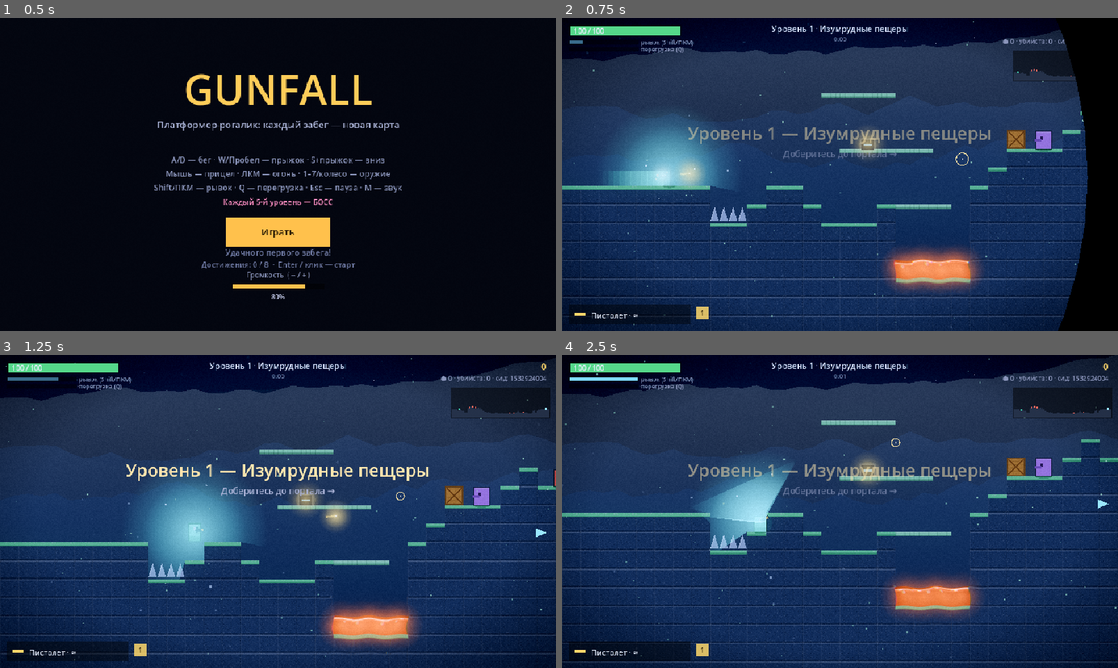
Above: before the commit, frames 1-4 (two rows, left to right).
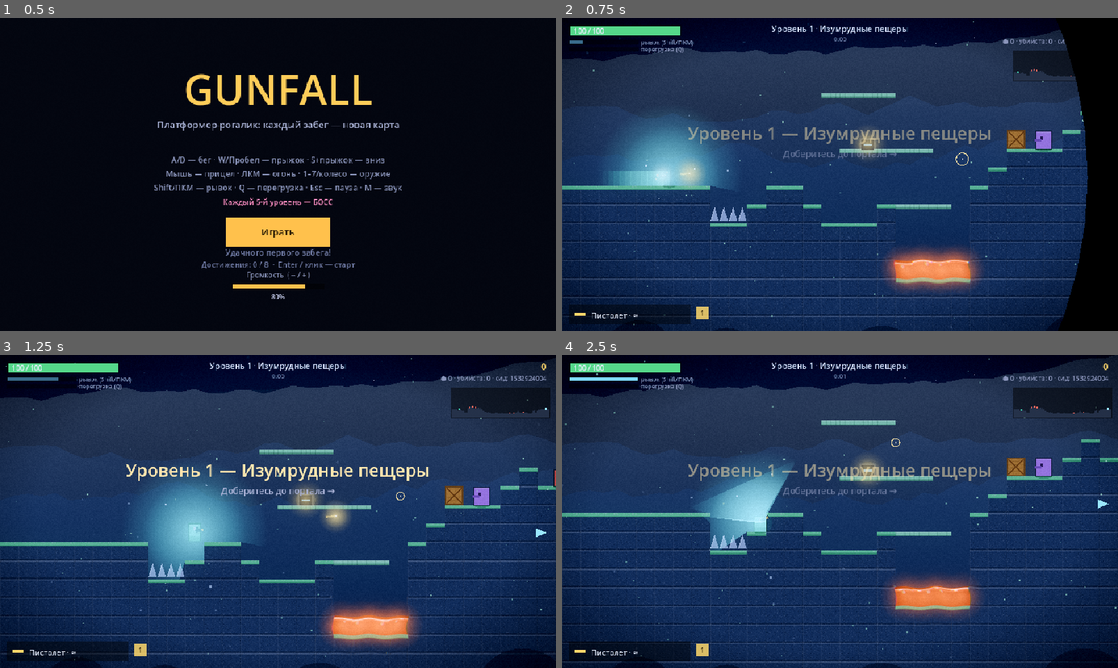
Above: after the commit, the same moments.

Repository: agent-carl/probable-enigma
Game: Godot game, scene res://Main.tscn
Same seed, same stepped clock (60 frames per second), same inputs: the game is played once before the commit and once after it.
Inputs (mouse positions are in pixels of both pictures, inside the frame that each line leads up to):
- Up to frame 1 (0.5 s): no input
- Up to frame 2 (0.75 s): tap Enter at 0.5 s; move the mouse to (962, 158) at 0.52 s; hold D from 0.53 s (still down); hold Shift from 0.53 s (still down); click (962, 158) at 0.67 s
- Up to frame 3 (1.25 s): keep holding D; keep holding Shift; tap Space at 0.77, 1.07 s
- Up to frame 4 (2.5 s): move the mouse to (728, 527) at 1.27 s; release D at 1.28 s; release Shift at 1.28 s; hold S 1.28-2.03 s; tap Q at 1.35 s; tap Space at 1.52, 1.82 s; move the mouse to (895, 442) at 2.02 s; hold D from 2.03 s (still down); tap 1 at 2.1 s

Frame 1 is identical in both runs. In frame 2, 0.2% of the frame differs, in the area x 10-91%, y 95-100%; in frame 3, 0.2%; in frame 4, 0.3%, in the area x 9-100%, y 93-100%.

Commit message:
Depth & motion batch: portal shadows, foreground parallax, speed-lines
- The portal now casts dynamic shadows too (switched its light to the
  visibility-polygon path), not just the player's light.
- Added a foreground parallax layer: dark silhouette humps along the
  bottom edge that scroll faster than the world for depth.
- Speed-lines during a dash: streaks toward the dash direction, brighter
  near the screen edges so the centre stays readable.

Verified: parse + headless suite green; portal/foreground render cleanly,
dash frame renders without errors.

Co-Authored-By: Claude Opus 4.8 <noreply@anthropic.com>
Claude-Session: https://claude.ai/code/session_01CUUtNpiNcdpS7KL7R6tZmp

Diff:
--- a/godot/Game.gd
+++ b/godot/Game.gd
@@ -147,6 +147,7 @@
 var hill_farther := PackedVector2Array()
 var hill_far := PackedVector2Array()
 var hill_near := PackedVector2Array()
+var fg_props := []     # передний слой: тёмные силуэты у нижней кромки (parallax > 1)
 var sky0 := Color.BLACK
 var sky1 := Color.BLACK
 var sky_tex: GradientTexture2D = null   # кэш градиента неба
@@ -2345,6 +2346,9 @@
 	hill_farther = _make_hills(r, 250, 16)
 	hill_far = _make_hills(r, 330, 26)
 	hill_near = _make_hills(r, 420, 34)
+	fg_props = []
+	for _i in range(11):
+		fg_props.append({ "x": r.randf() * 1920.0, "y": 575.0 + r.randf() * 35.0, "r": 45.0 + r.randf() * 45.0 })
 	_build_tile_textures(seed_val)
 	weather = level.theme.get("weather", "spores")
 	weather_col = _col(level.theme.get("wcol", "#ffffff"))
@@ -2521,6 +2525,7 @@
 		_draw_texts()
 		draw_set_transform(Vector2.ZERO)
 
+		_draw_foreground(c)
 		_draw_lighting(c)
 		if vignette_tex:
 			draw_texture_rect(vignette_tex, Rect2(0, 0, VW, VH), false)
@@ -2996,7 +3001,7 @@
 	if not level.is_empty():
 		var ep: Vector2 = level.exit_px
 		var ppulse := 0.85 + sin(tick * 0.07) * 0.15
-		_light(Vector2(ep.x, ep.y + TILE / 2.0), 110.0 * ppulse, Color(0.55, 0.74, 1.0), 0.6, 2.0)
+		_light_shadowed(Vector2(ep.x, ep.y + TILE / 2.0), 110.0 * ppulse, Color(0.55, 0.74, 1.0), 0.6, 2.0)
 		_draw_godrays(Vector2(ep.x, ep.y + TILE / 2.0), 150.0 * ppulse, Color(0.6, 0.8, 1.0))
 	# игрок — мягкая аура, ярче в рывке
 	if state != "dead":
@@ -3031,6 +3036,38 @@
 		var pcol: Color = { "weapon": Color(1, 0.85, 0.42), "med": Color(1, 0.42, 0.48), "ammo": Color(0.79, 0.65, 0.29), "coin": Color(1, 0.85, 0.42), "shield": Color(0.5, 0.83, 1.0) }.get(pk.kind, Color(1, 1, 1))
 		_light(Vector2(pk.x + pk.w / 2.0, pk.y + pk.h / 2.0), 34.0, pcol, 0.4, 1.5)
 	_draw_motes()
+	_draw_speedlines()
+
+func _draw_foreground(c: Vector2) -> void:
+	# передний слой: тёмные силуэты у нижней кромки, скроллятся быстрее мира
+	if fg_props.is_empty():
+		return
+	var ox := -fmod(c.x * 1.25, 1920.0)
+	var col: Color = th.get("hill_near", Color(0.1, 0.12, 0.18)).darkened(0.55)
+	for k in [-1, 0, 1]:
+		for p in fg_props:
+			var x: float = p.x + ox + k * 1920.0
+			if x < -160.0 or x > VW + 160.0:
+				continue
+			draw_circle(Vector2(x, p.y), p.r, Color(col.r, col.g, col.b, 0.5))
+
+func _draw_speedlines() -> void:
+	# линии скорости при рывке (ярче у краёв, чтобы не мешать в центре)
+	if state == "dead" or P.is_empty():
+		return
+	var dt: int = P.get("dash_t", 0)
+	if dt <= 0:
+		return
+	var a := clampf(float(dt) / 10.0, 0.0, 1.0)
+	var dir: float = P.get("dash_dir", 1.0)
+	for i in range(16):
+		var fy := float((i * 61 + 7) % 100) / 100.0 * VH
+		var phase := fmod(tick * 0.06 + i * 0.37, 1.0)
+		var sx := VW * 0.5 - dir * phase * VW * 0.75
+		var ln := 60.0 + float(i % 3) * 34.0
+		var edge := clampf(absf(fy / VH - 0.5) * 2.0, 0.0, 1.0)
+		var aa := a * 0.2 * (0.25 + 0.75 * edge)
+		draw_line(Vector2(sx, fy), Vector2(sx - dir * ln, fy), Color(1, 1, 1, aa), 2.0)
 
 func _draw_godrays(world_pos: Vector2, length: float, col: Color) -> void:
 	# объёмные лучи: вращающиеся аддитивные HDR-шафты из яркого источника
Not shown, changed: godot/README.md
